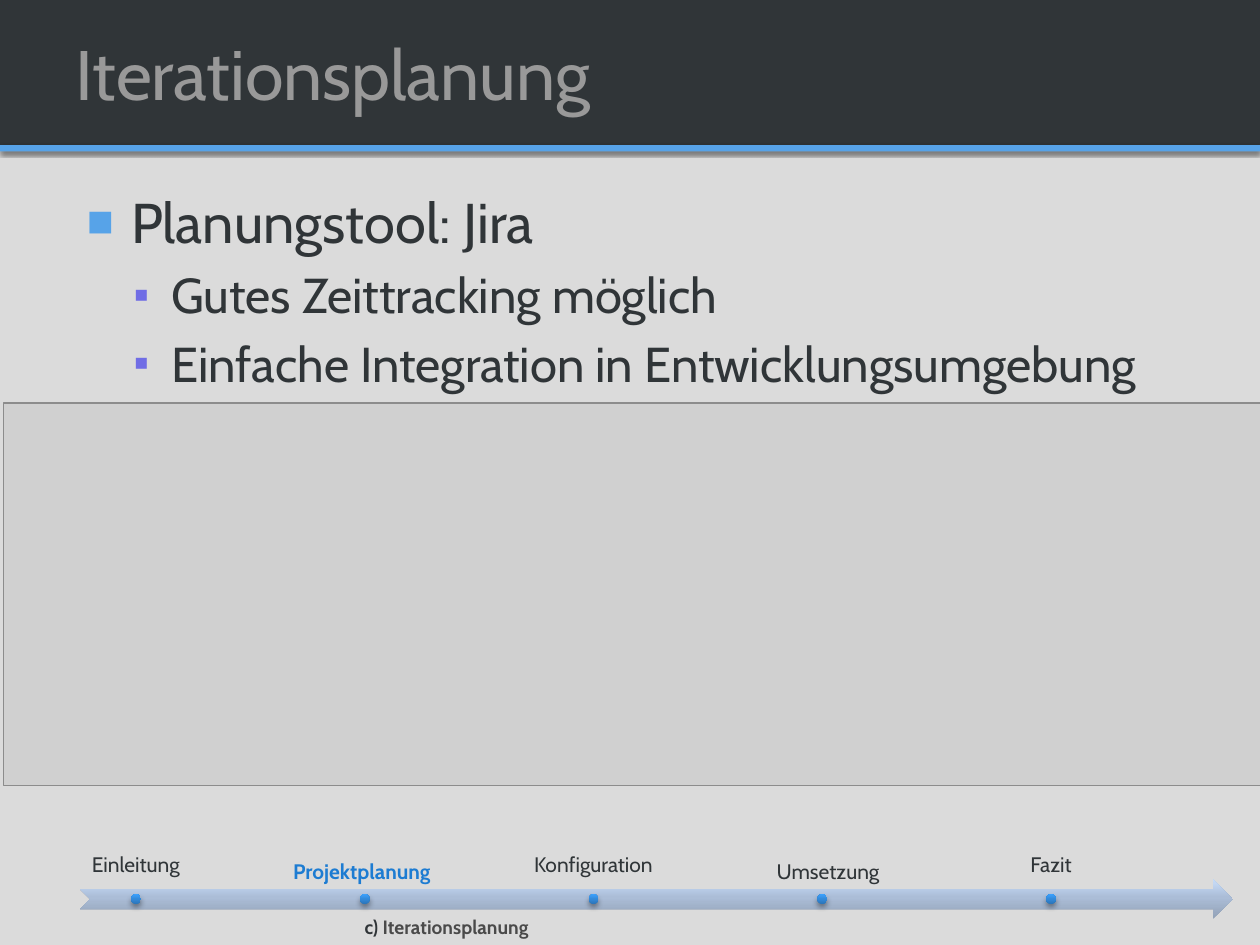
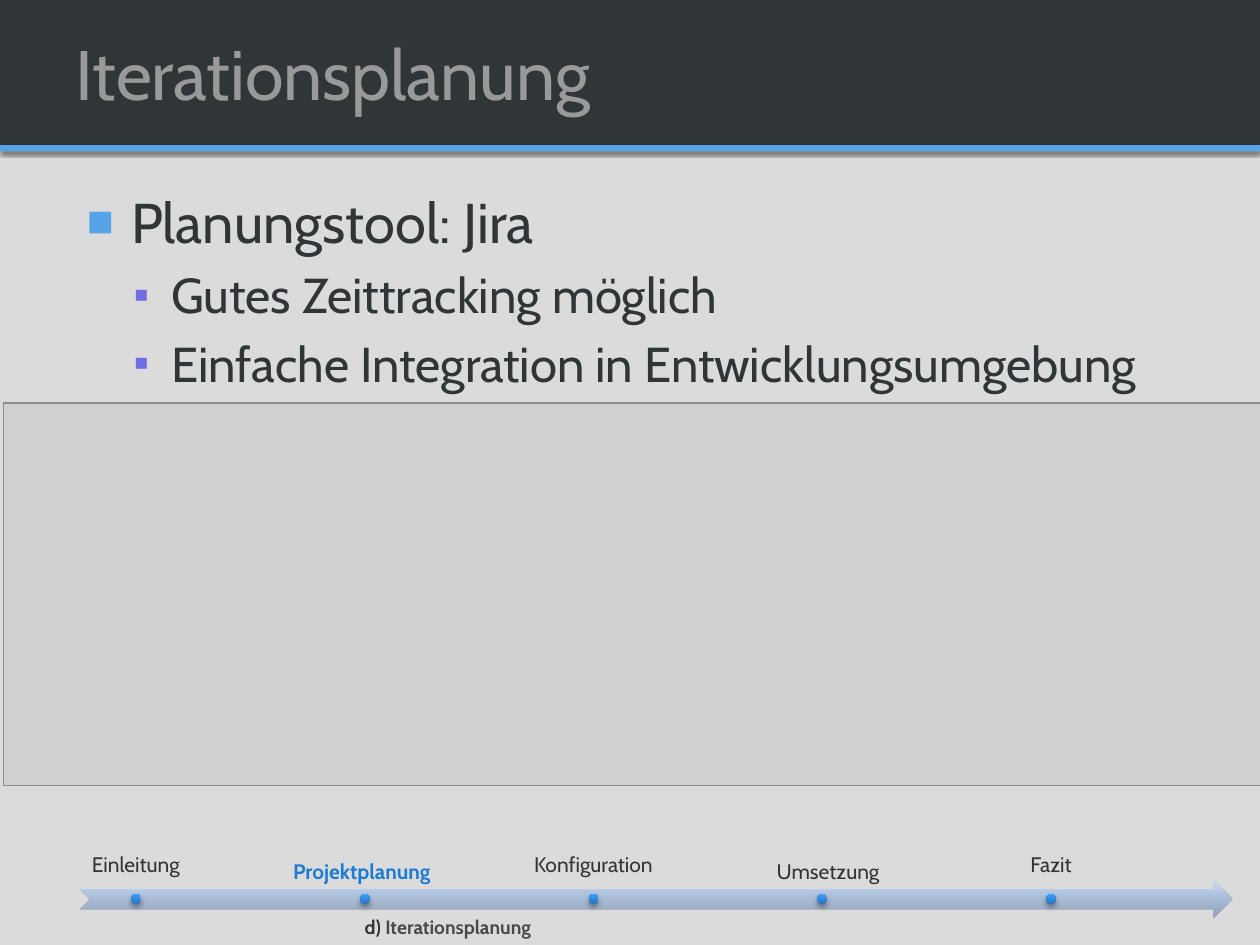
Before and after one commit to SAS-Systems/Unveiled-Documentation, a slide deck: slide 14 of Unveiled_FinalPresentation_V0.2.pptx (slide 13 before the commit). Drawn at 1260x945 pixels with LibreOffice and Linux fonts; fonts in the diff are those of the drawing; grey boxes stand for pictures; background and template pictures are left out. Boxes give left, top, right and bottom in pixels: in the first picture for what was removed or moved away, otherwise in the second. Text is boxed around its words. In the diff, an @@ line names an element or a change of style, - is before the commit and + after.

```diff
--- a/Unveiled_FinalPresentation_V0.2.pptx
+++ b/Unveiled_FinalPresentation_V0.2.pptx
@@ text at box(365, 919, 531, 939): text changed @@
-  c) Iterationsplanung
+  d) Iterationsplanung
```
Also in this commit, not shown: 12 other slides changed, 1 slide added.
